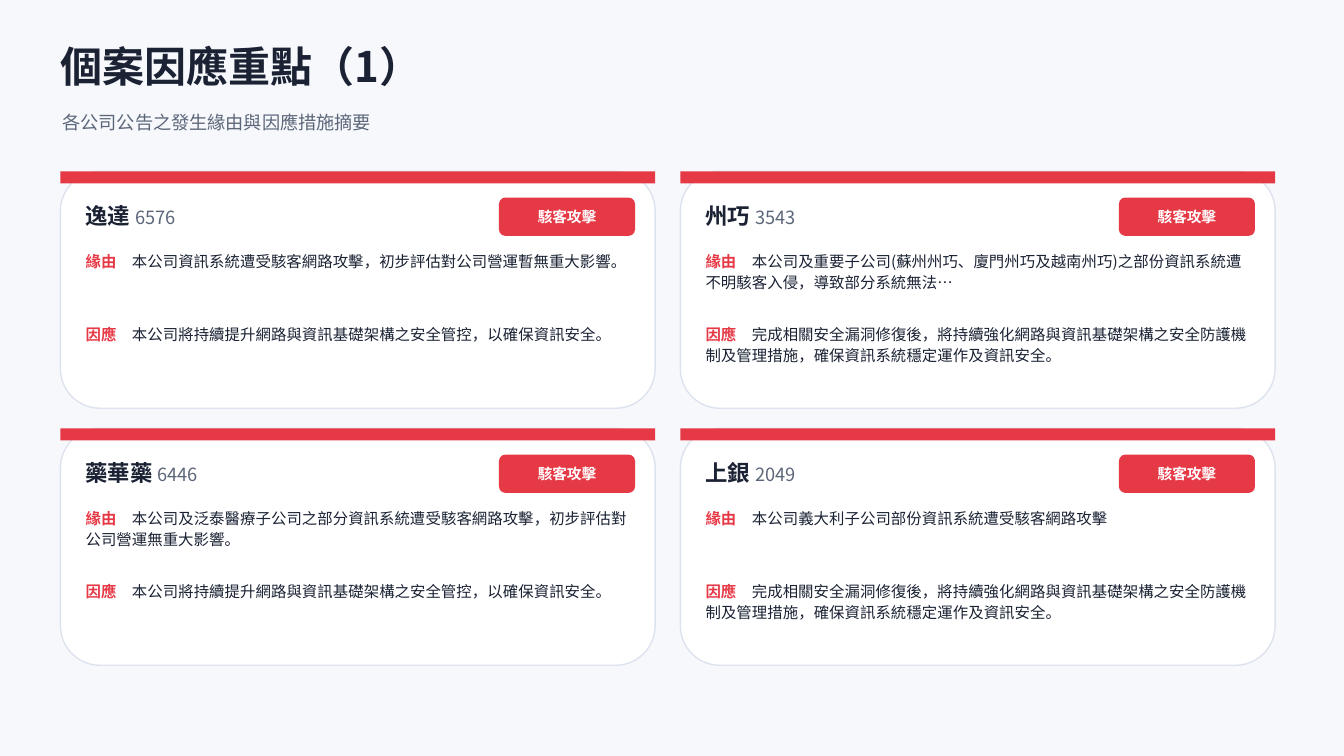
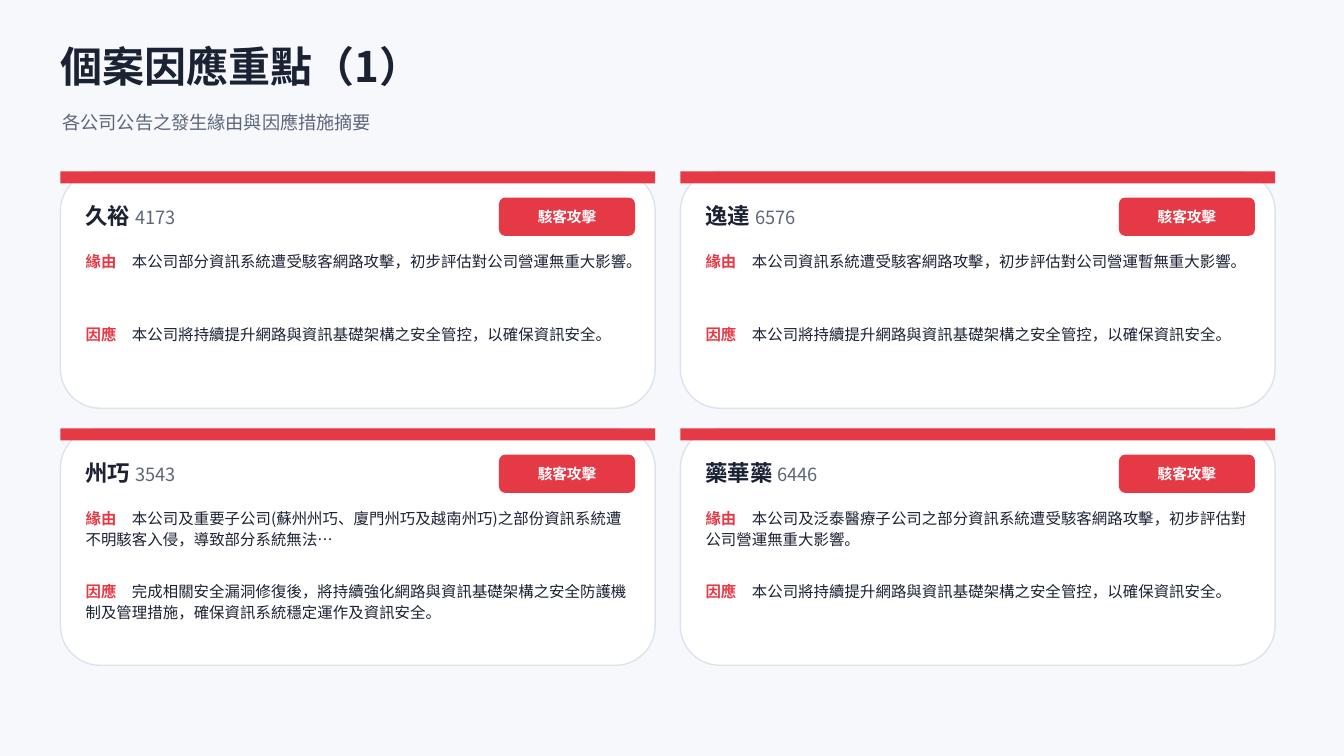
Before and after one commit to Johnnylin77/mops-isec-monitor, a slide deck: slide 6 of 資安事件因應分析.pptx. Drawn at 1344x756 pixels with LibreOffice and Linux fonts; fonts in the diff are those of the drawing. Boxes give left, top, right and bottom in pixels: in the first picture for what was removed or moved away, otherwise in the second. Text is boxed around its words. In the diff, an @@ line names an element or a change of style, - is before the commit and + after.

```diff
--- a/資安事件因應分析.pptx
+++ b/資安事件因應分析.pptx
@@ text at bbox=[86, 205, 175, 226]: text changed @@
-逸達 6576
+久裕 4173
@@ text at bbox=[706, 205, 795, 226]: text changed @@
-州巧 3543
+逸達 6576
@@ text at bbox=[86, 254, 642, 269]: text changed @@
-緣由 本公司資訊系統遭受駭客網路攻擊，初步評估對公司營運暫無重大影響。
+緣由 本公司部分資訊系統遭受駭客網路攻擊，初步評估對公司營運無重大影響。
@@ text at bbox=[706, 254, 1246, 269]: text changed @@
-緣由 本公司及重要子公司(蘇州州巧、廈門州巧及越南州巧)之部份資訊系統遭不明駭客入侵，導致部分系統無法…
+緣由 本公司資訊系統遭受駭客網路攻擊，初步評估對公司營運暫無重大影響。
@@ text at bbox=[706, 325, 1231, 345]: text changed @@
-因應 完成相關安全漏洞修復後，將持續強化網路與資訊基礎架構之安全防護機制及管理措施，確保資訊系統穩定運作及資訊安全。
+因應 本公司將持續提升網路與資訊基礎架構之安全管控，以確保資訊安全。
@@ text at bbox=[86, 462, 175, 483]: text changed @@
-藥華藥 6446
+州巧 3543
@@ text at bbox=[706, 459, 818, 487]: text changed @@
-上銀 2049
+藥華藥 6446
@@ text at bbox=[86, 511, 621, 547]: text changed @@
-緣由 本公司及泛泰醫療子公司之部分資訊系統遭受駭客網路攻擊，初步評估對公司營運無重大影響。
+緣由 本公司及重要子公司(蘇州州巧、廈門州巧及越南州巧)之部份資訊系統遭不明駭客入侵，導致部分系統無法…
@@ text at bbox=[706, 511, 1246, 547]: text changed @@
-緣由 本公司義大利子公司部份資訊系統遭受駭客網路攻擊
+緣由 本公司及泛泰醫療子公司之部分資訊系統遭受駭客網路攻擊，初步評估對公司營運無重大影響。
@@ text at bbox=[86, 582, 626, 620]: text changed @@
-因應 本公司將持續提升網路與資訊基礎架構之安全管控，以確保資訊安全。
+因應 完成相關安全漏洞修復後，將持續強化網路與資訊基礎架構之安全防護機制及管理措施，確保資訊系統穩定運作及資訊安全。
@@ text at bbox=[706, 582, 1231, 602]: text changed @@
-因應 完成相關安全漏洞修復後，將持續強化網路與資訊基礎架構之安全防護機制及管理措施，確保資訊系統穩定運作及資訊安全。
+因應 本公司將持續提升網路與資訊基礎架構之安全管控，以確保資訊安全。
```
Also in this commit, not shown: 5 other slides changed, 1 slide added, 2 other files.
